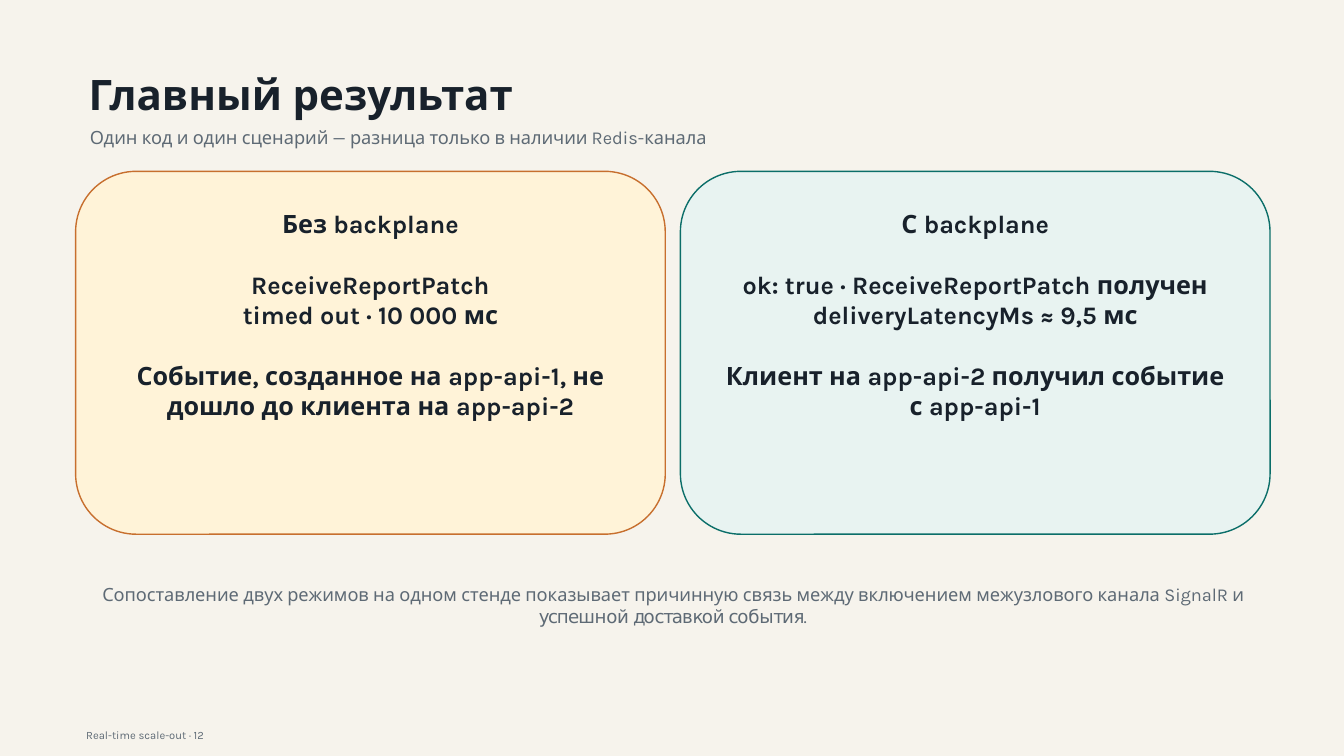
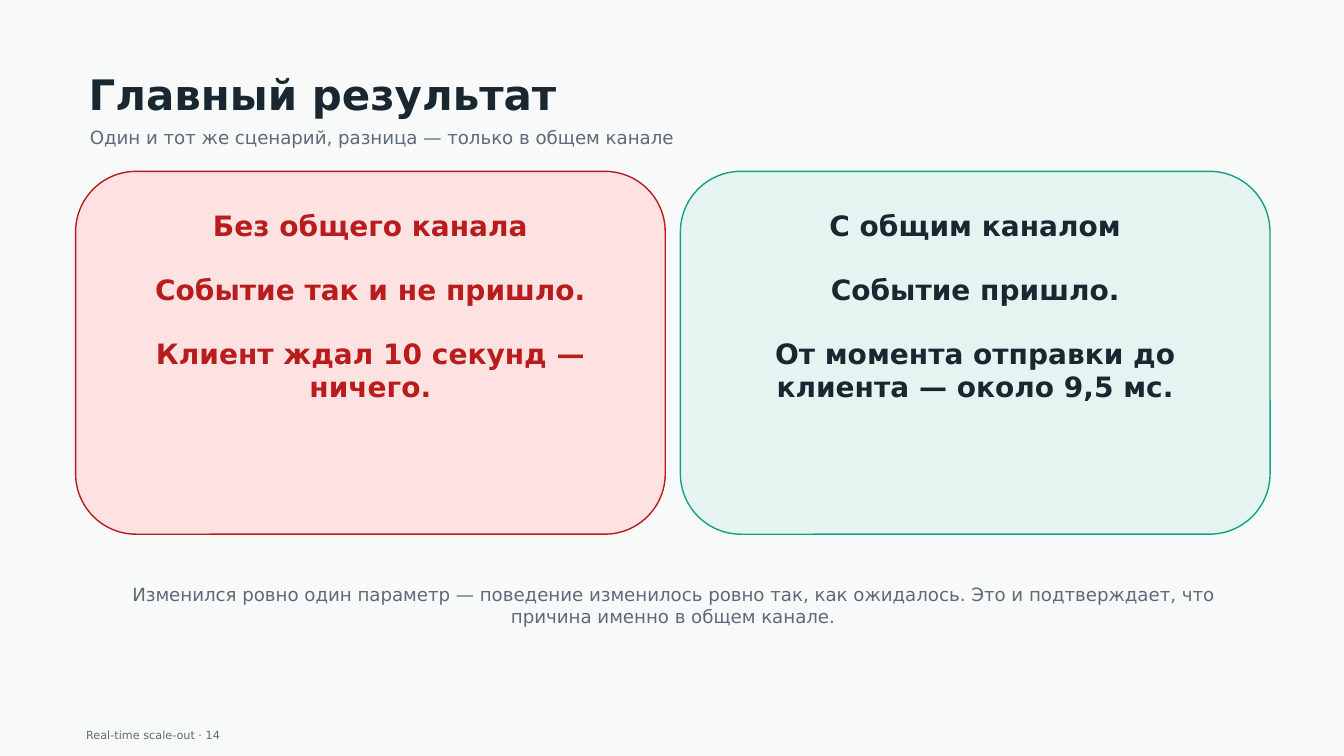
Before and after one commit to gently-whitesnow/final-qualifying-work, a slide deck: slide 14 of build/pptx/vkr-defense-draft.pptx (slide 12 before the commit). Drawn at 1344x756 pixels with LibreOffice and Linux fonts; fonts in the diff are those of the drawing. Boxes give left, top, right and bottom in pixels: in the first picture for what was removed or moved away, otherwise in the second. Text is boxed around its words. In the diff, an @@ line names an element or a change of style, - is before the commit and + after.

```diff
--- a/build/pptx/vkr-defense-draft.pptx
+++ b/build/pptx/vkr-defense-draft.pptx
@@ background #F6F3EC to #F8FAFA @@
@@ text "Главный результат" at (89,78,556,119): font Karla to DejaVu Sans, text colour #18212B to #1A2730 @@
@@ text at (90,130,674,148): text changed; font Karla to DejaVu Sans @@
-Один код и один сценарий — разница только в наличии Redis-канала
+Один и тот же сценарий, разница — только в общем канале
@@ rounded rectangle "Без общего канала" at (76,171,665,534): fill #FFF3D8 to #FEE2E2; outline #C76F2E 1 pt to #B91C1C 1 pt @@
@@ rounded rectangle "С общим каналом" at (681,171,1270,534): fill #E8F3F1 to #E6F4F1; outline #0B6E69 1 pt to #14A085 1 pt @@
@@ text in rounded rectangle at (155,214,585,398): text changed; size 18 to 20 pt; font Karla to DejaVu Sans; text colour #18212B to #B91C1C @@
-Без backplane
-ReceiveReportPatch
-timed out · 10 000 мс
-Событие, созданное на app-api-1, не дошло до клиента на app-api-2
+Без общего канала
+Событие так и не пришло.
+Клиент ждал 10 секунд — ничего.
@@ text in rounded rectangle at (775,214,1175,401): text changed; size 18 to 20 pt; font Karla to DejaVu Sans; text colour #18212B to #1A2730 @@
-С backplane
-ok: true · ReceiveReportPatch получен
-deliveryLatencyMs ≈ 9,5 мс
-Клиент на app-api-2 получил событие с app-api-1
+С общим каналом
+Событие пришло.
+От момента отправки до клиента — около 9,5 мс.
@@ text at (132,587,1214,627): text changed; font Karla to DejaVu Sans @@
-Сопоставление двух режимов на одном стенде показывает причинную связь между включением межузлового канала SignalR и успешной доставкой события.
+Изменился ровно один параметр — поведение изменилось ровно так, как ожидалось. Это и подтверждает, что причина именно в общем канале.
@@ text at (86,731,220,739): text changed; font Karla to DejaVu Sans @@
-Real-time scale-out · 12
+Real-time scale-out · 14
```
Also in this commit, not shown: 6 other slides changed, 11 slides added, 8 slides removed, 31 other files.
